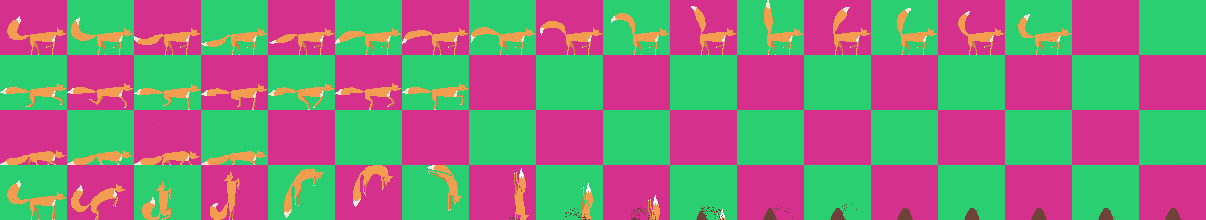
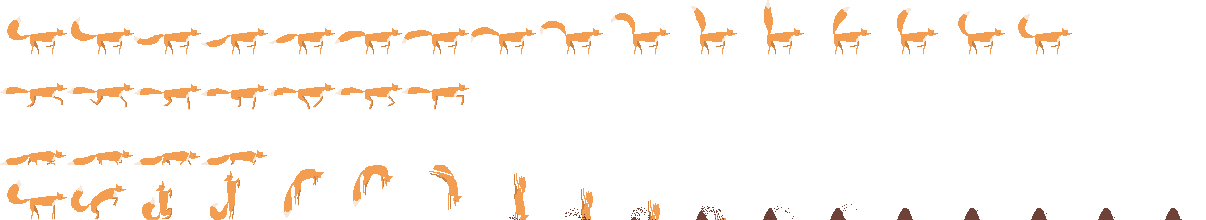
The second 1206 x 220 image is a revision of the first. Changes to its layers:
painted on "4" (3rd of 4, in "Crawl") over <box>214,124,226,146</box>
painted on "3" (3rd of 4, in "Crawl") over <box>147,124,159,146</box>
painted on "2" (3rd of 4, in "Crawl") over <box>80,124,92,146</box>
hid "BG" over <box>0,0,1206,220</box>
